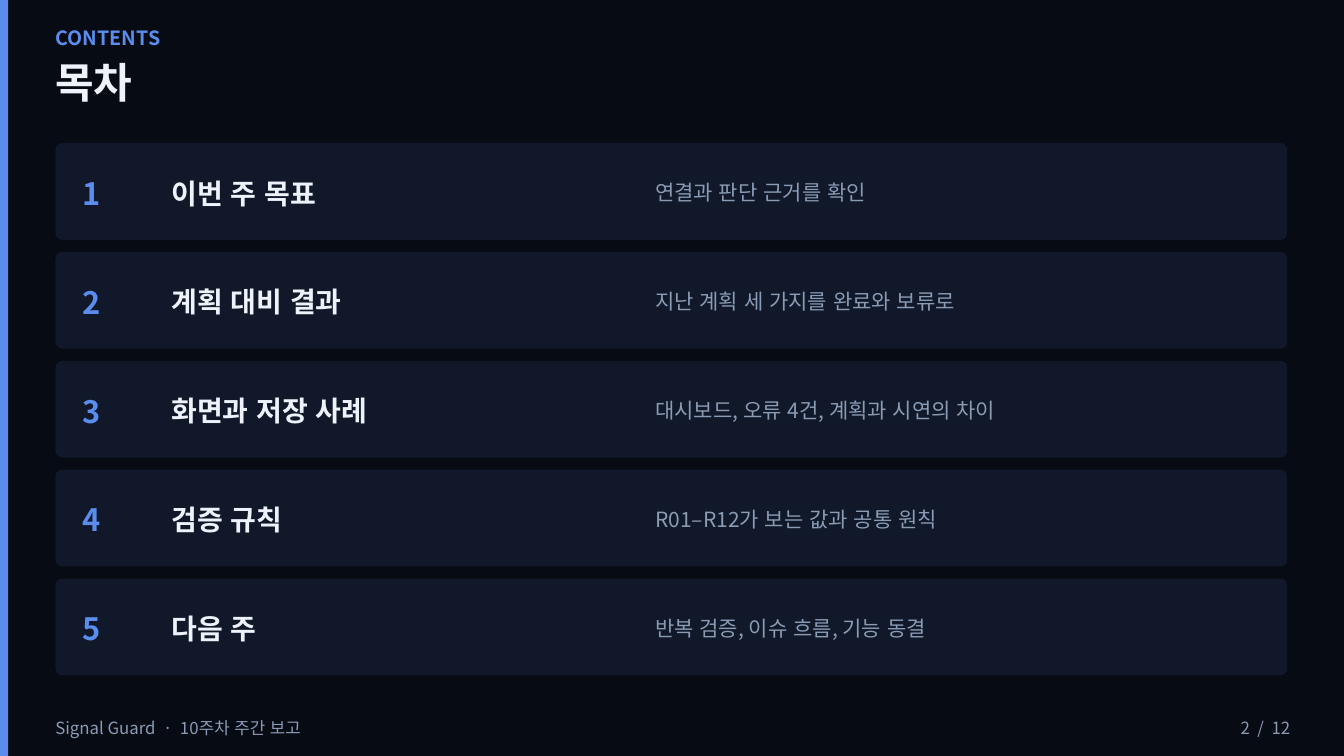
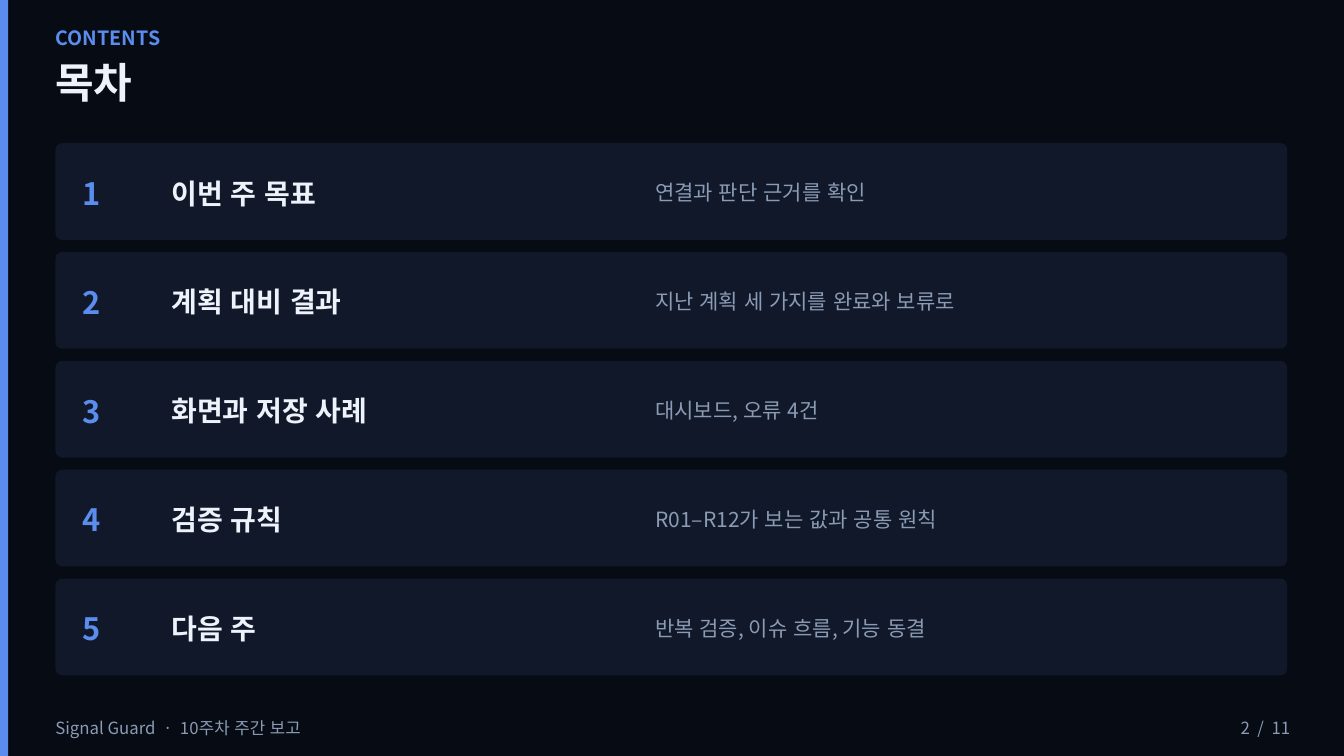
Before and after one commit to gigyeonghyoeon/signal-guard, a slide deck: slide 2 of 10주차_주간보고.pptx. Drawn at 1344x756 pixels with LibreOffice and Linux fonts; fonts in the diff are those of the drawing. Boxes give left, top, right and bottom in pixels: in the first picture for what was removed or moved away, otherwise in the second. Text is boxed around its words. In the diff, an @@ line names an element or a change of style, - is before the commit and + after.

```diff
--- a/10주차_주간보고.pptx
+++ b/10주차_주간보고.pptx
@@ text at (655, 400, 819, 422): text changed @@
-대시보드, 오류 4건, 계획과 시연의 차이
+대시보드, 오류 4건
@@ text at (1241, 721, 1291, 734): text changed @@
-2 / 12
+2 / 11
```
Also in this commit, not shown: 8 other slides changed, 1 slide removed, 12 other files.
